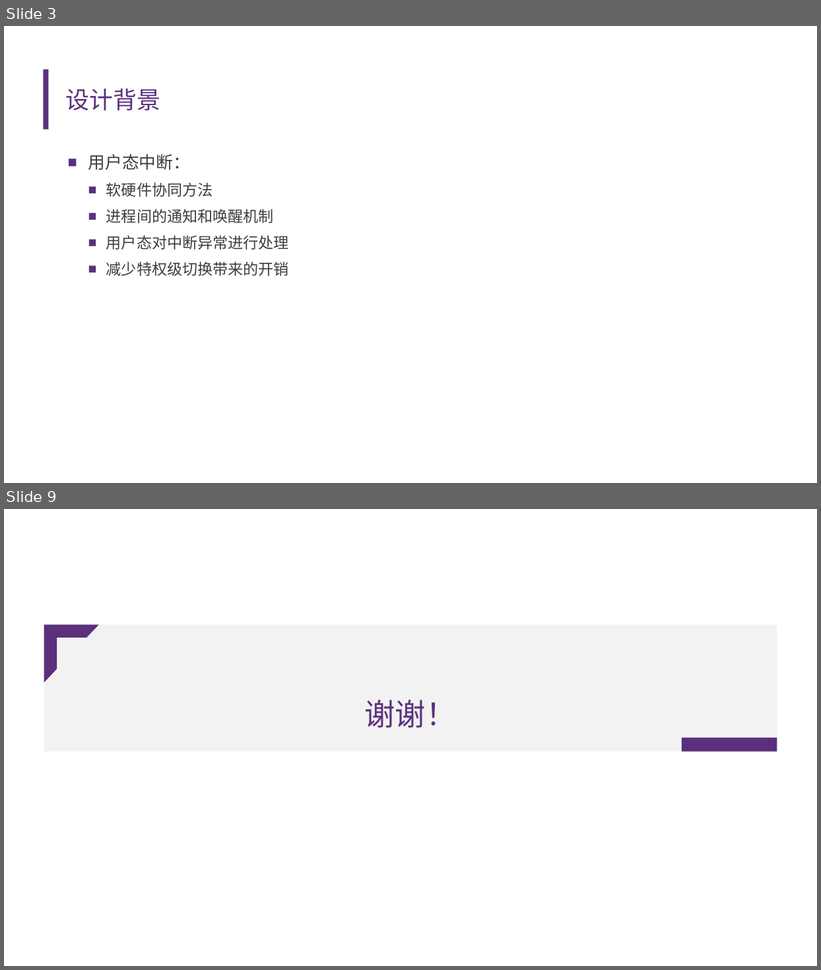
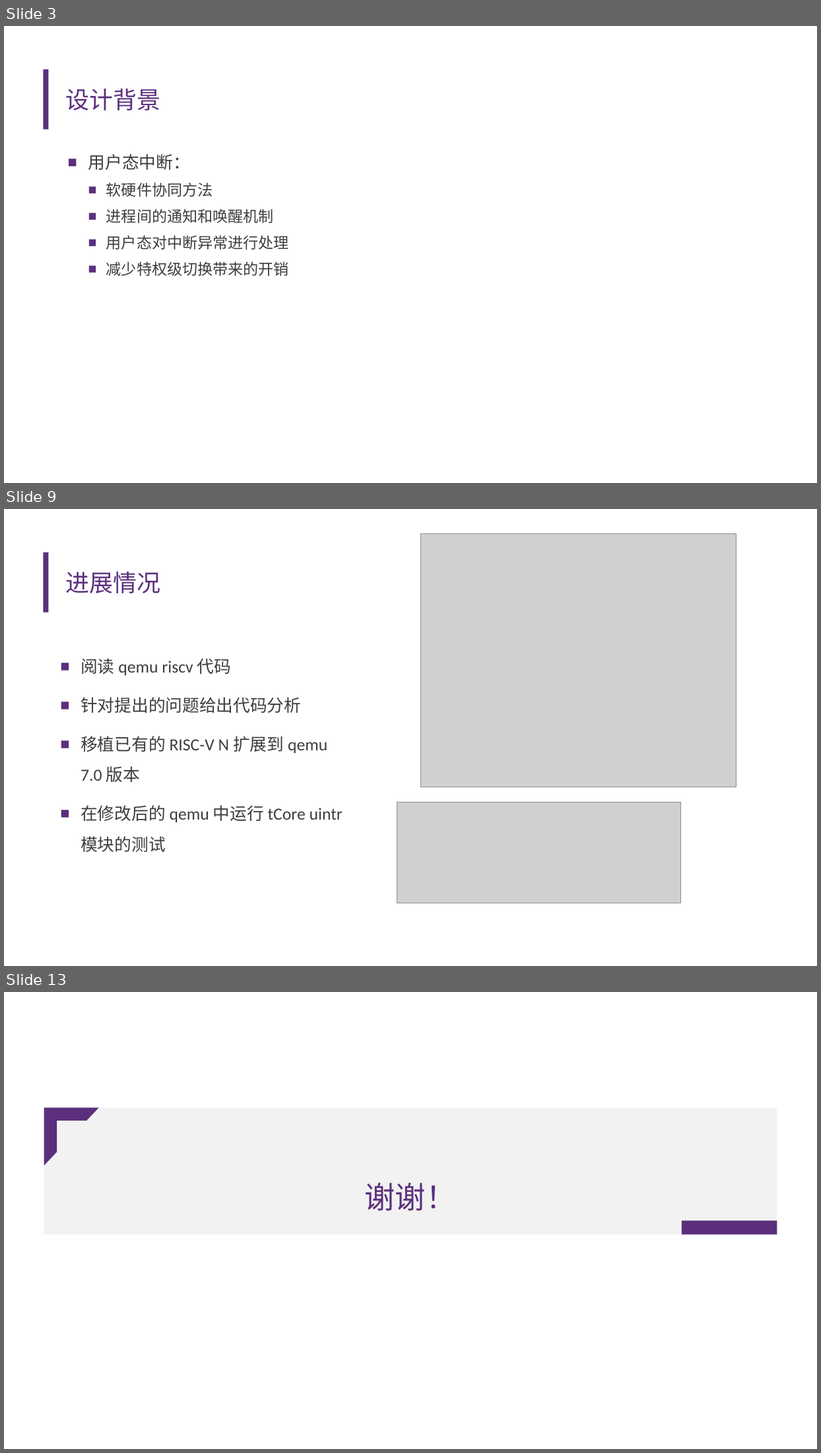
Before and after one commit to U-interrupt/uintr, a slide deck: doc/开题报告.pptx. Shown one above the other, each under a label of ours: slides 3 and 9 before the commit, slides 3, 9 and 13 after it; the slides between them are not shown. The pictures are 821x970 and 821x1453 pixels, drawn with LibreOffice and Linux fonts; fonts in the diff are those of the drawing; grey boxes stand for pictures; background and template pictures are left out. Boxes give left, top, right and bottom in pixels: in the first picture for what was removed or moved away, otherwise in the second. Text is boxed around its words. In the diff, an @@ line names an element or a change of style, - is before the commit and + after.

```diff
--- a/doc/开题报告.pptx
+++ b/doc/开题报告.pptx
@@ slide 9 added at <box>4,509,817,966</box>, background #FFFFFF; not listed: 1 template element that a slide beside it also shows @@
@@ picture added at <box>420,534,737,788</box> @@
@@ title added at <box>66,572,161,593</box>, 28 pt, text #5C307D @@
+进展情况
@@ text added at <box>81,658,343,852</box>, 20 pt, text #3D3D3D @@
+■ 阅读 qemu riscv 代码
+■ 针对提出的问题给出代码分析
+■ 移植已有的 RISC-V N 扩展到 qemu 7.0 版本
+■ 在修改后的 qemu 中运行 tCore uintr 模块的测试
@@ picture added at <box>397,803,681,904</box> @@
@@ what was slide 9 is now slide 13 @@
```
Also in this commit, not shown: 6 slides changed, 4 other slides added, 1 slide removed.
